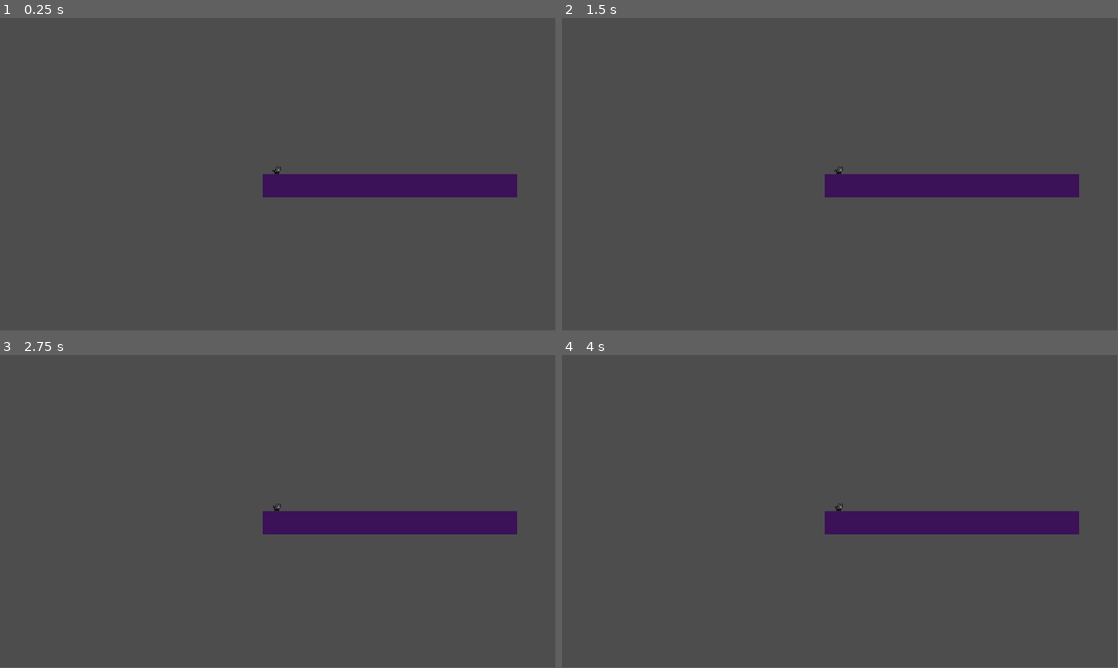
Above: before the commit, frames 1-4 (two rows, left to right).
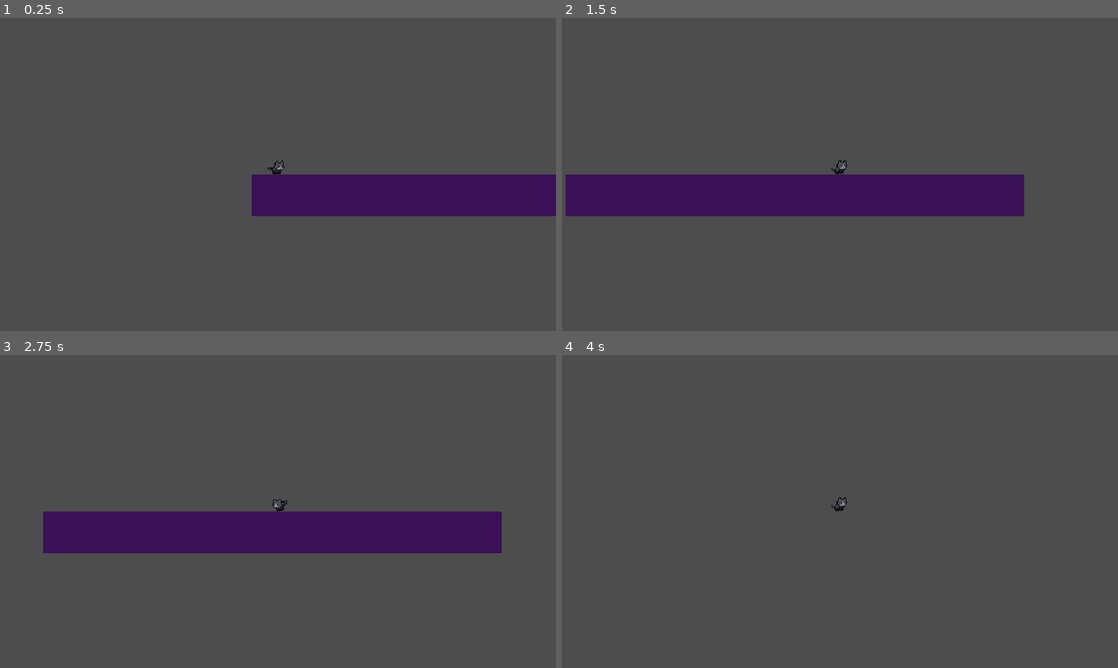
Above: after the commit, the same moments.

Repository: JayK1tsune/IRP_2D
Game: Godot game, scene res://Levels/Level_1.tscn
Two runs of this game, one before a commit and one after it. Both use one fixed random seed, a clock stepped at 60 frames per second and the inputs below.
Inputs:
- Up to frame 1 (0.25 s): no input
- Up to frame 2 (1.5 s): tap Enter at 0.5 s; hold D (move_right, bound only after the commit) from 0.53 s (still down)
- Up to frame 3 (2.75 s): release D (move_right, bound only after the commit) at 2.03 s; hold A (move_left, bound only after the commit) from 2.03 s (still down)
- Up to frame 4 (4 s): release A (move_left, bound only after the commit) at 2.78 s; hold D (move_right, bound only after the commit) from 2.78 s (still down)
In our replay, the window is 799x449 before the commit and 800x450 after it. These sizes can differ from the game's own. Grey fills any space a smaller window leaves; there, only what the larger window draws over its background counts as a difference.

The runs differ from the first frame. In frame 1, 4.1% of the frame differs, in the area x 45-100%, y 45-64%; in frame 2, 9.2%, in the area x 0-93%, y 45-64%; in frame 3, 8.2%; in frame 4, 3.5%.

Commit message:
l+r added

Diff:
--- a/IRPPRoject/Player/player.gd
+++ b/IRPPRoject/Player/player.gd
@@ -1,6 +1,8 @@
 extends CharacterBody2D
+@onready var animated_sprite_2d = $AnimatedSprite2D
 
 const GRAVITY = 1000
+const SPEED = 300
 
 enum State{Idle,Run}
 var current_state
@@ -11,7 +13,11 @@
 func _physics_process(delta):
 	player_failing(delta)
 	player_idle(delta)
+	player_run(delta)
+
 	move_and_slide()
+
+	player_animations()
 
 
 func player_failing(delta):
@@ -21,3 +27,19 @@
 func player_idle(delta):
 	if is_on_floor():
 		current_state = State.Idle
+func player_run(delta):
+	var direction = Input.get_axis("move_left","move_right")
+
+	if direction:
+		velocity.x = direction * SPEED
+	else:
+		velocity.x = move_toward(velocity.x, 0, SPEED)
+	if direction != 0:
+		current_state = State.Run
+		animated_sprite_2d.flip_h = false if direction > 0 else true
+
+func player_animations():
+	if current_state == State.Idle:
+		animated_sprite_2d.play("Idle")
+	elif current_state == State.Run:
+		animated_sprite_2d.play("Run")
--- a/IRPPRoject/Player/player.tscn
+++ b/IRPPRoject/Player/player.tscn
@@ -231,8 +231,9 @@
 sprite_frames = SubResource("SpriteFrames_jkgaj")
 animation = &"Attack"
 autoplay = "Idle"
-frame_progress = 0.455152
+frame_progress = 0.544574
 
 [node name="CollisionShape2D" type="CollisionShape2D" parent="."]
+visible = false
 position = Vector2(-1, -9)
 shape = SubResource("CapsuleShape2D_pacvv")
--- a/IRPPRoject/project.godot
+++ b/IRPPRoject/project.godot
@@ -15,9 +15,32 @@
 config/features=PackedStringArray("4.2", "Forward Plus")
 config/icon="res://icon.svg"
 
+[display]
+
+window/size/viewport_width=640
+window/size/viewport_height=360
+window/size/window_width_override=1280
+window/size/window_height_override=720
+window/stretch/mode="viewport"
+
 [dotnet]
 
 project/assembly_name="Simple2D_IRP"
+
+[input]
+
+move_left={
+"deadzone": 0.5,
+"events": [Object(InputEventKey,"resource_local_to_scene":false,"resource_name":"","device":-1,"window_id":0,"alt_pressed":false,"shift_pressed":false,"ctrl_pressed":false,"meta_pressed":false,"pressed":false,"keycode":0,"physical_keycode":65,"key_label":0,"unicode":97,"echo":false,"script":null)
+, Object(InputEventKey,"resource_local_to_scene":false,"resource_name":"","device":-1,"window_id":0,"alt_pressed":false,"shift_pressed":false,"ctrl_pressed":false,"meta_pressed":false,"pressed":false,"keycode":0,"physical_keycode":4194319,"key_label":0,"unicode":0,"echo":false,"script":null)
+]
+}
+move_right={
+"deadzone": 0.5,
+"events": [Object(InputEventKey,"resource_local_to_scene":false,"resource_name":"","device":-1,"window_id":0,"alt_pressed":false,"shift_pressed":false,"ctrl_pressed":false,"meta_pressed":false,"pressed":false,"keycode":0,"physical_keycode":68,"key_label":0,"unicode":100,"echo":false,"script":null)
+, Object(InputEventKey,"resource_local_to_scene":false,"resource_name":"","device":-1,"window_id":0,"alt_pressed":false,"shift_pressed":false,"ctrl_pressed":false,"meta_pressed":false,"pressed":false,"keycode":0,"physical_keycode":4194321,"key_label":0,"unicode":0,"echo":false,"script":null)
+]
+}
 
 [layer_names]
 
